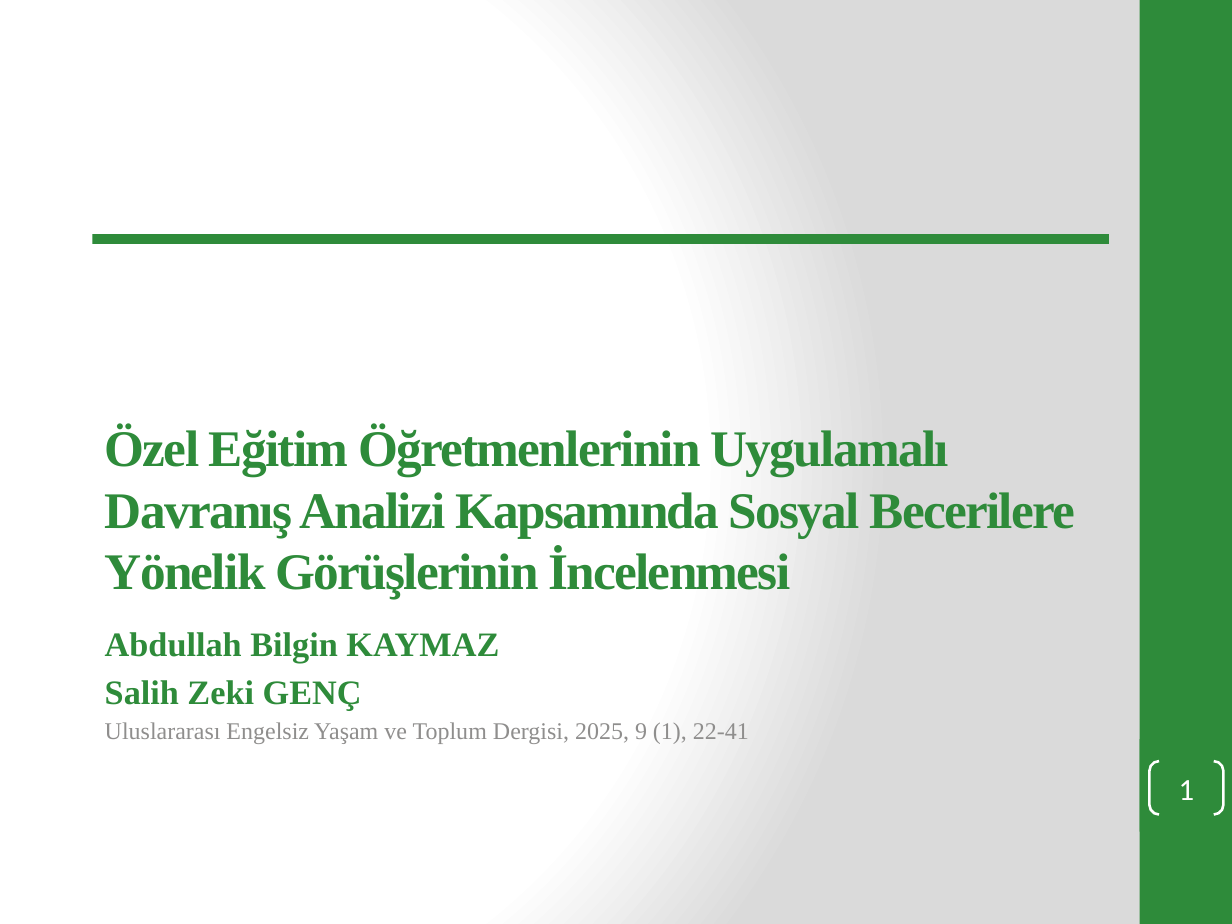
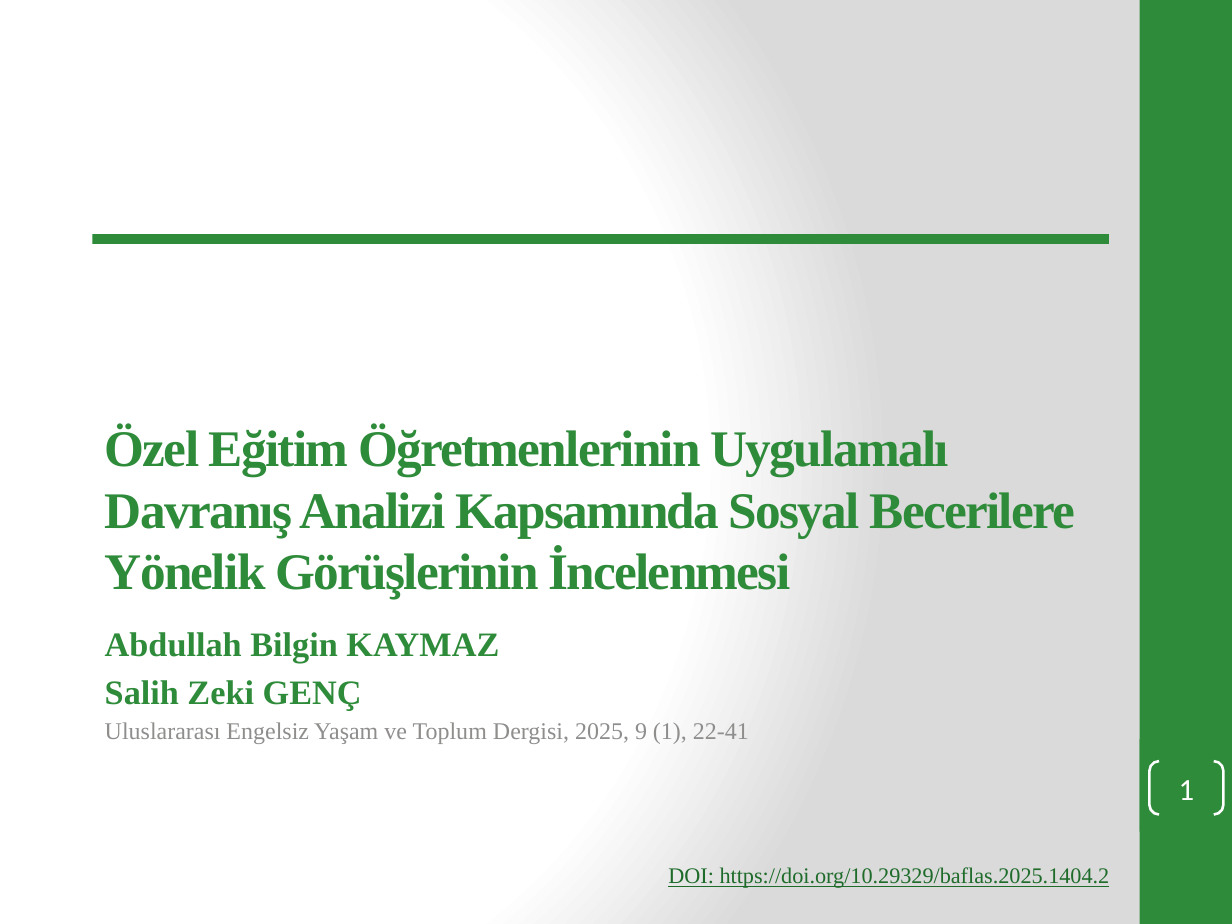
Before and after one commit to edipsahin20-tech/sahinerp, a slide deck: slide 1 of Özel Eğitim Öğretmenlerinin Uygulamalı Davranış Analizi Kapsamında Sosyal Becerilere Yönelik Görüşlerinin İncelenmesi.pptx. Drawn at 1232x924 pixels with LibreOffice and Linux fonts; fonts in the diff are those of the drawing. Boxes give left, top, right and bottom in pixels: in the first picture for what was removed or moved away, otherwise in the second. Text is boxed around its words. In the diff, an @@ line names an element or a change of style, - is before the commit and + after.

```diff
--- a/Özel Eğitim Öğretmenlerinin Uygulamalı Davranış Analizi Kapsamında Sosyal Becerilere Yönelik Görüşlerinin İncelenmesi.pptx
+++ b/Özel Eğitim Öğretmenlerinin Uygulamalı Davranış Analizi Kapsamında Sosyal Becerilere Yönelik Görüşlerinin İncelenmesi.pptx
@@ text added at (668,867,1110,888), 13 pt, text #1E6B2A, underline @@
+DOI: https://doi.org/10.29329/baflas.2025.1404.2
```
